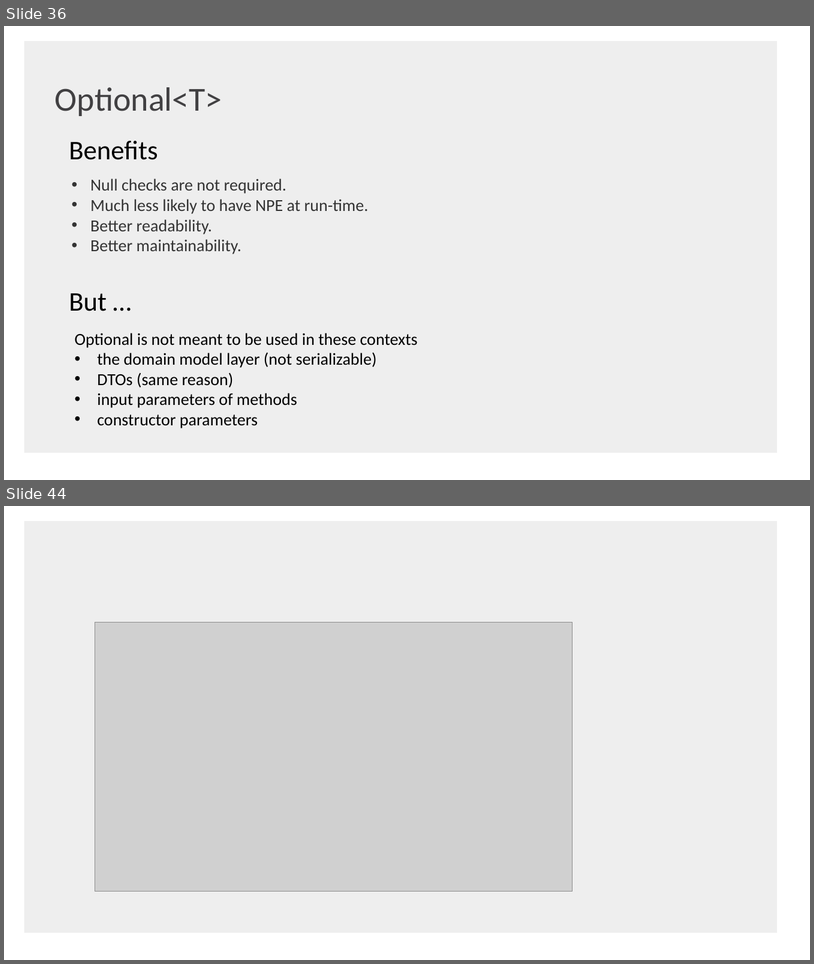
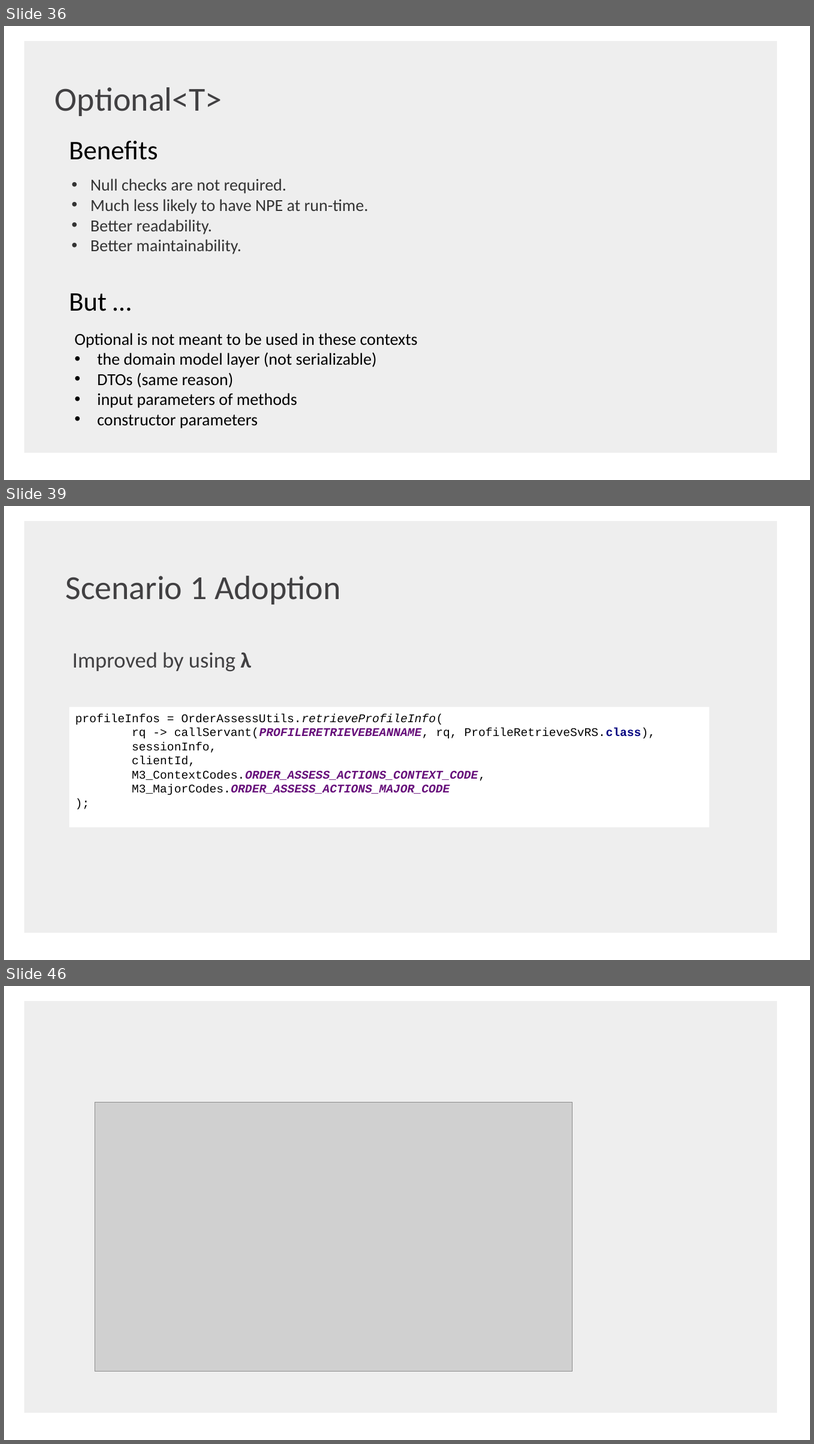
Before and after one commit to shaojie-xu-kp/Java8_lunch_learn, a slide deck: Java 8 & TDP.pptx. Shown one above the other, each under a label of ours: slides 36 and 44 before the commit, slides 36, 39 and 46 after it; the slides between them are not shown. The pictures are 814x964 and 814x1444 pixels, drawn with LibreOffice and Linux fonts; fonts in the diff are those of the drawing; grey boxes stand for pictures; background and template pictures are left out. Boxes give left, top, right and bottom in pixels: in the first picture for what was removed or moved away, otherwise in the second. Text is boxed around its words. In the diff, an @@ line names an element or a change of style, - is before the commit and + after.

```diff
--- a/Java 8 & TDP.pptx
+++ b/Java 8 & TDP.pptx
@@ slide 39 added at <box>4,506,810,960</box>, background #FFFFFF; not listed: 1 template element that a slide beside it also shows @@
@@ text added at <box>65,576,341,604</box>, 40 pt, text #414042 @@
+Scenario 1 Adoption
@@ text added at <box>72,652,251,672</box>, 26 pt, text #414042 @@
+Improved by using λ
@@ rectangle added at <box>69,707,710,827</box>, fill #FFFFFF, 14 pt, text #000000 @@
+profileInfos = OrderAssessUtils.retrieveProfileInfo(
+rq -> callServant(PROFILERETRIEVEBEANNAME, rq, ProfileRetrieveSvRS.class),
+sessionInfo,
+clientId,
+M3_ContextCodes.ORDER_ASSESS_ACTIONS_CONTEXT_CODE,
+M3_MajorCodes.ORDER_ASSESS_ACTIONS_MAJOR_CODE
+);
@@ what was slide 44 is now slide 46 @@
```
Also in this commit, not shown: 7 slides changed, 1 other slide added.
